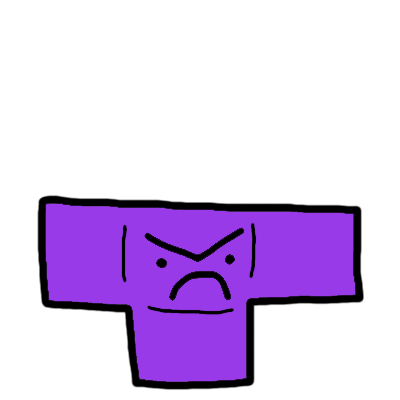
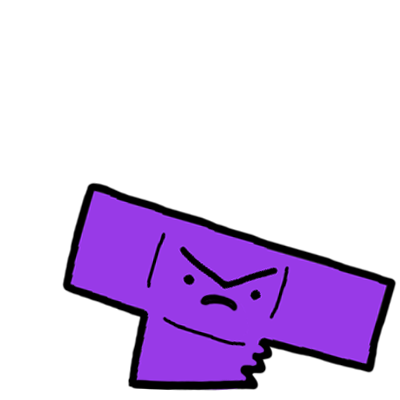
Before/after of a 400×400 layered artwork. What changed in the layer stack:
painted on "main" over bbox(37, 182, 397, 391)
